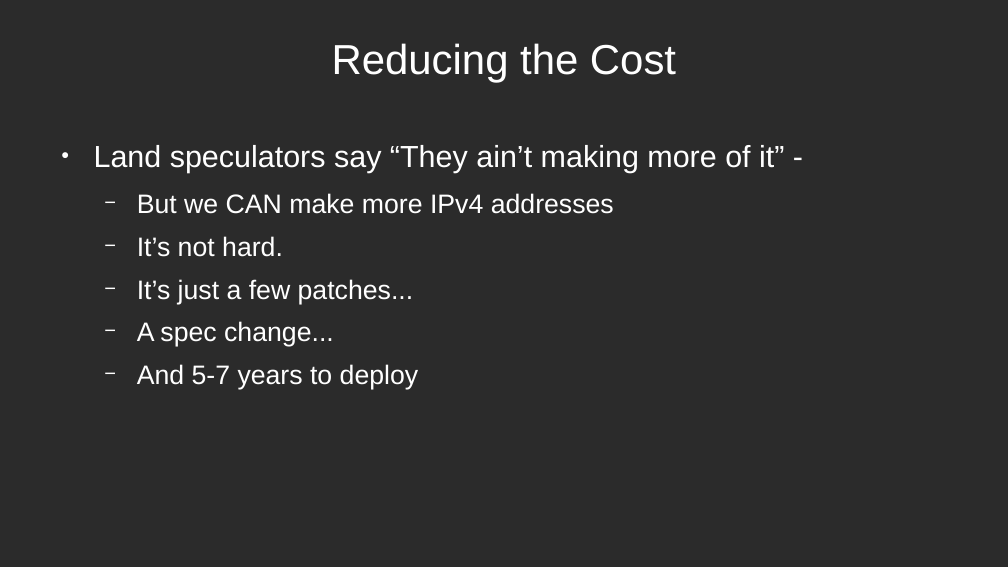
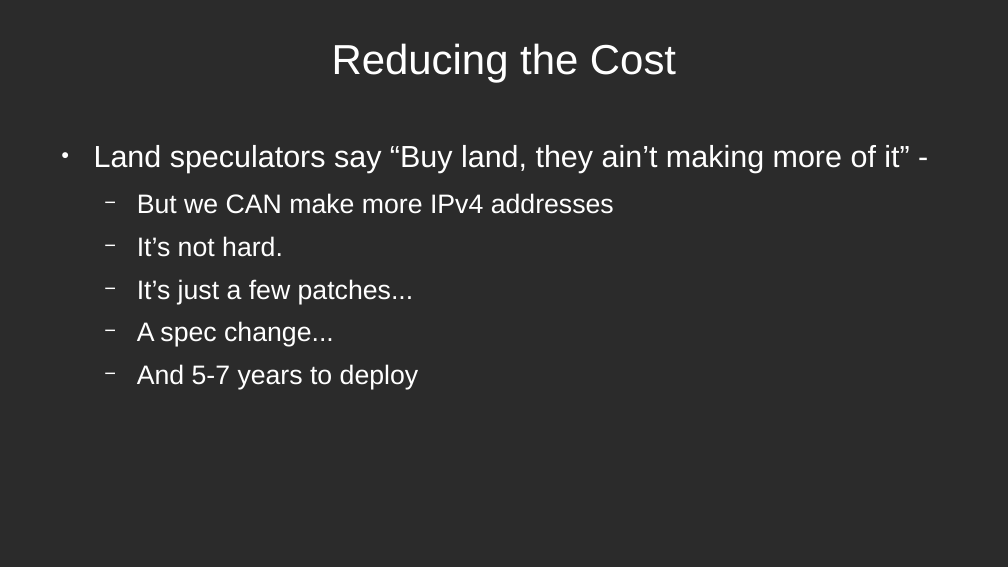
Before and after one commit to schoen/unicast-extensions, a slide deck: slide 5 of docs/IPv4 Unicast Extensions3.odp. Drawn at 1008x567 pixels with LibreOffice and Linux fonts; fonts in the diff are those of the drawing; background and template pictures are left out; a plain dark background stands for a picture behind light text. Boxes give left, top, right and bottom in pixels: in the first picture for what was removed or moved away, otherwise in the second. Text is boxed around its words. In the diff, an @@ line names an element or a change of style, - is before the commit and + after.

```diff
--- a/docs/IPv4 Unicast Extensions3.odp
+++ b/docs/IPv4 Unicast Extensions3.odp
@@ text at [94, 145, 909, 173]: text changed @@
-● Land speculators say “They ain’t making more of it” -
+● Land speculators say “Buy land, they ain’t making more of it” -
```
Also in this commit, not shown: 6 other slides changed, 1 slide added, 1 slide removed, 1 other file.
